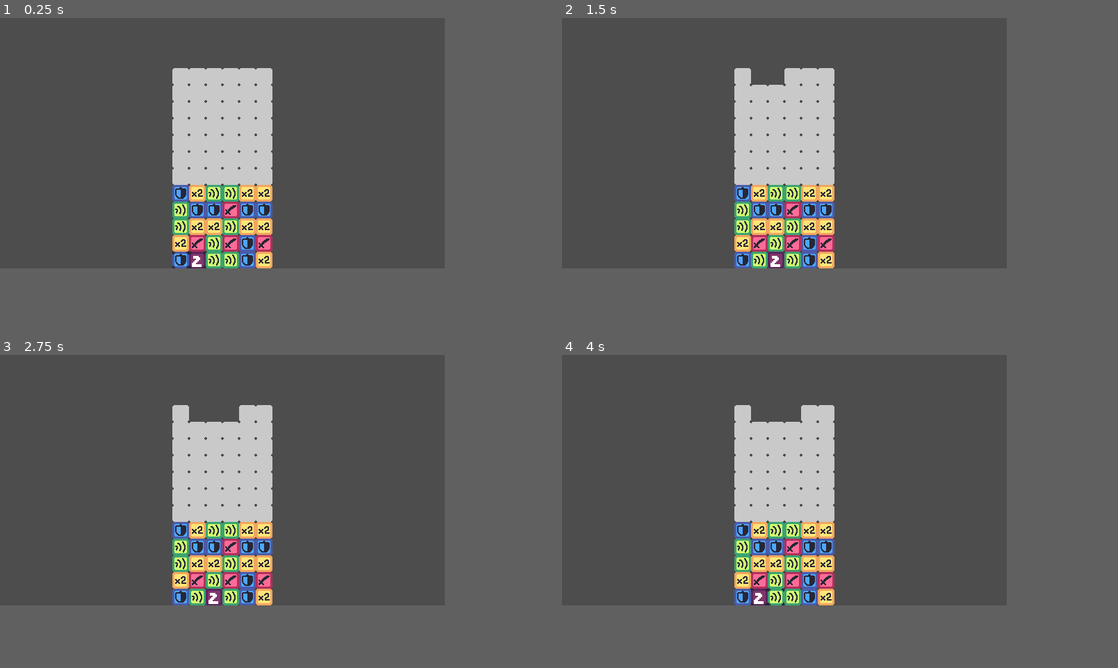
Above: before the commit, frames 1-4 (two rows, left to right).
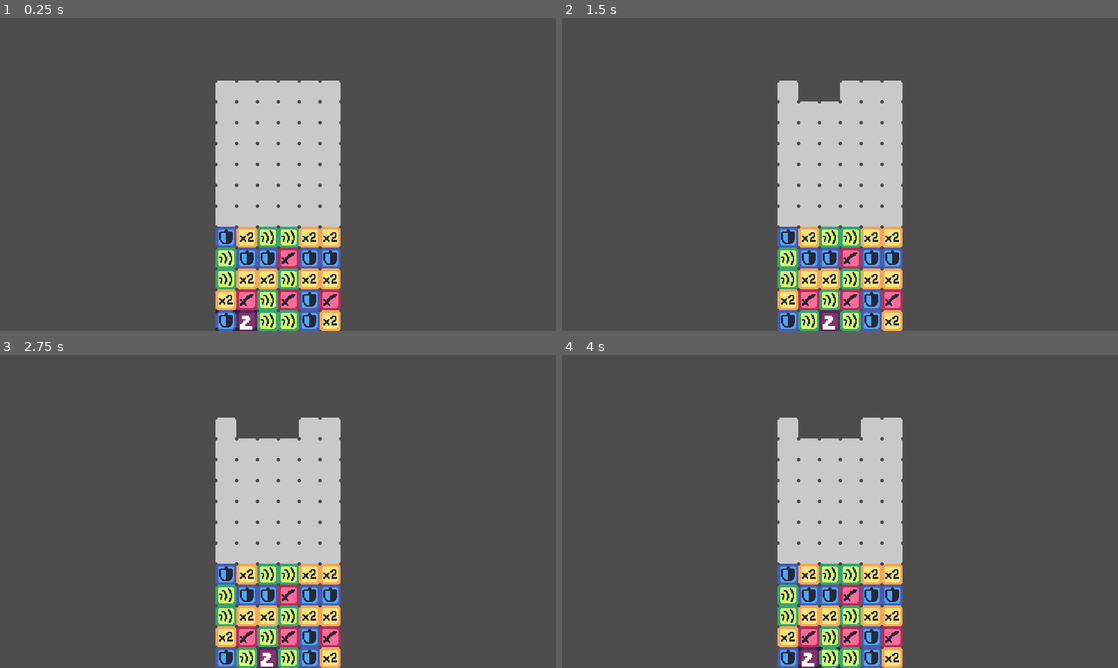
Above: after the commit, the same moments.

Repository: JUB-Yoush/pdp-rpg
Game: Godot game, scene res://src/combat_demo.tscn
The game is run twice, just before and just after one commit, with the same random seed, the same clock (stepped at 60 frames per second) and the same inputs.
Inputs:
- Up to frame 1 (0.25 s): no input
- Up to frame 2 (1.5 s): tap Enter at 0.5 s; hold D (right) 0.53-1.28 s; hold Z (accept) 0.53-1.28 s; hold S (down) from 1.28 s (still down); tap Z (accept) at 1.35 s
- Up to frame 3 (2.75 s): tap Z (accept) at 2 s; release S (down) at 2.03 s; hold D (right) from 2.03 s (still down); hold Z (accept) from 2.03 s (still down)
- Up to frame 4 (4 s): release D (right) at 2.78 s; release Z (accept) at 2.78 s; hold W (up) 2.78-3.53 s; tap Z (accept) at 2.85, 3.5 s; hold A (left) from 3.53 s (still down); hold Z (accept) from 3.53 s (still down)
In our replay, the window is 640x360 before the commit and 800x450 after it. These sizes can differ from the game's own. Grey fills any space a smaller window leaves; there, only what the larger window draws over its background counts as a difference.

The runs differ from the first frame. In frame 1, 19% of the frame differs, in the area x 31-62%, y 16-100%; in frame 2, 20%; in frame 3, 19%; in frame 4, 19%.

Commit message:
she told me to sleep

Diff:
--- a/project.godot
+++ b/project.godot
@@ -24,6 +24,9 @@
 
 window/size/viewport_width=640
 window/size/viewport_height=360
+window/size/window_width_override=1280
+window/size/window_height_override=720
+window/stretch/mode="viewport"
 
 [input]
 
--- a/src/combat_manager.gd
+++ b/src/combat_manager.gd
@@ -19,6 +19,7 @@
 var _party_members :Array[Battler]= []
 var _opponents :Array[Battler]= []
 @onready var puzzleGame := $PuzzleGame
+var puzzle_points
 var grid:Grid
 @onready var battlers := $Battlers.get_children()
 
@@ -72,13 +73,17 @@
 	grid.add_rows_with_actions(_active_opponents.size(),action_array)
 	pass
 
-func end_puzzle(puzzle_points,ready_action_pieces):
+func end_puzzle(puzzle_points,ready_action_pieces:Array[ActionPiece]):
 	# passed in is a dictonary of all points made from the puzzle phase as well as actions to call before the player can act
 	_state = STATES.TURN
-	start_enemy_turn()
+	start_enemy_turn(ready_action_pieces)
 
-func start_enemy_turn():
-	pass
+func start_enemy_turn(ready_action_pieces:Array[ActionPiece]):
+	for actionPiece in ready_action_pieces:
+		var enemy:Battler = actionPiece.action._actor
+		## if enemy can act
+		enemy.act(actionPiece.action)
+		await enemy.action_finished
 
 func start_turn():
 	#loop thru enemies and put in speed-sorted array
--- a/src/puzzle_game/Grid.gd
+++ b/src/puzzle_game/Grid.gd
@@ -13,8 +13,11 @@
 # STORES IN Y,X FORMAT
 var grid_array := [] # grid in array form
 @export_range(0,height) var starting_row_count:int
+
 var destroyTimer:Timer #timers for animation delays
 var collapseTimer:Timer
+var puzzleTimer:Timer # when timeout go to the rpg phase
+
 var sidedrop_delay = .1 #animation delays
 var cleardrop_delay = .3
 var ready_action_pieces :Array[Action] = []
@@ -299,7 +302,9 @@
 
 
 func puzzle_timeout():
+	puzzle_time_ended.emit(puzzle_points,ready_action_pieces)
 	#when the puzzle timer reaches 0, get all the active action pieces and send them back to the combat manager
+
 	pass
 
 #func collapse_colum(i,j):
--- a/src/puzzle_game/PuzzleGame.tscn
+++ b/src/puzzle_game/PuzzleGame.tscn
@@ -13,6 +13,8 @@
 
 [node name="Cursor" parent="." instance=ExtResource("3_kbrgb")]
 
+[node name="PieceFactory" type="Node2D" parent="."]
+
 [node name="DestoryTimer" type="Timer" parent="."]
 wait_time = 0.3
 one_shot = true
@@ -20,3 +22,6 @@
 [node name="CollapseTimer" type="Timer" parent="."]
 wait_time = 0.3
 one_shot = true
+
+[node name="PuzzleTimer" type="Timer" parent="."]
+wait_time = 10.0
--- /dev/null
+++ b/src/puzzle_game/piece_factory.gd
@@ -0,0 +1,2 @@
+extends Node2D
+#you makea all da pieces and give them to the grid
--- /dev/null
+++ b/src/puzzle_game/puzzle_game.gd
@@ -0,0 +1,2 @@
+extends Node2D
+#manage points, timer, and state transitions
Not shown: 1 places in src/puzzle_game/PuzzleGame.tscn that only renumber resources
